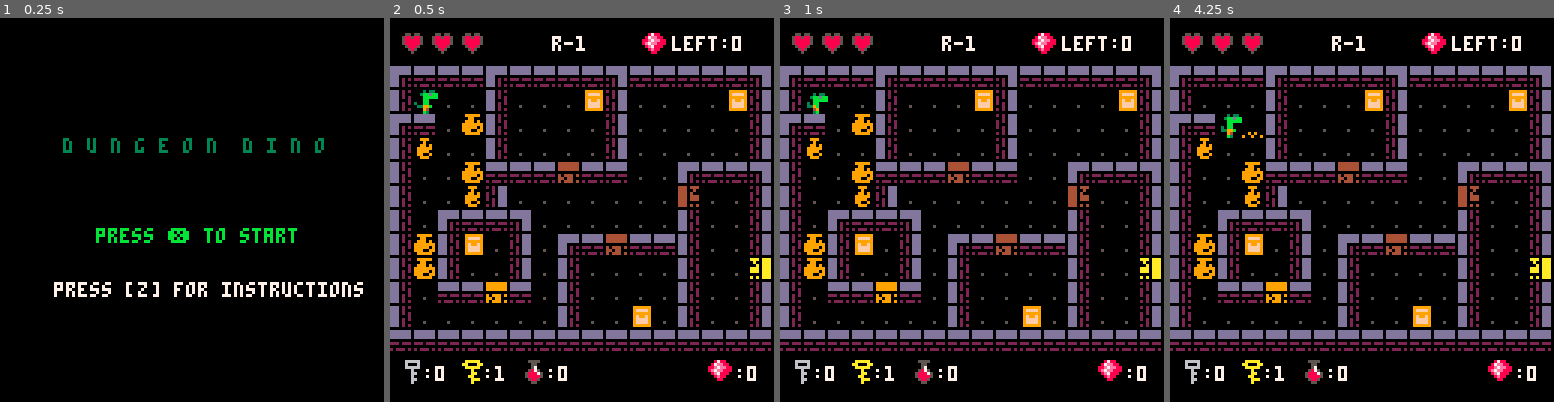
Above: before the commit, frames 1-4 (left to right).
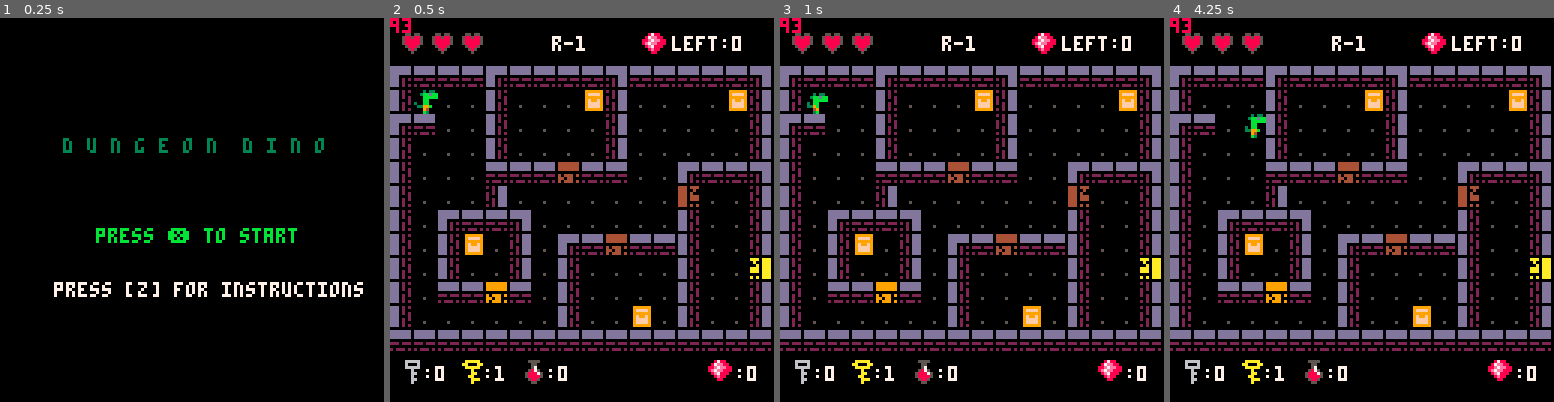
Above: after the commit, the same moments.

Repository: robotspacefish/dungeon_dino
Game: PICO-8 cartridge dungeon_dino.p8
Same seed, same stepped clock (60 frames per second), same inputs: the game is played once before the commit and once after it.
Inputs:
- Up to frame 1 (0.25 s): no input
- Up to frame 2 (0.5 s): tap X (X key) at 0.33 s
- Up to frame 3 (1 s): tap O (Z key) at 0.7 s
- Up to frame 4 (4.25 s): tap X (X key) at 1.07, 1.85, 2.97, 4.08 s; hold Right 1.6-2.1 s; tap O (Z key) every 0.4 s from 1.7 to 4.1 s; hold Up 2.15-2.42 s; hold Right 2.47-3.03 s; hold Left 3.08-3.58 s; hold Down 3.63-3.97 s; hold Right from 4.02 s (still down)

Frame 1 is identical in both runs. In frame 2, 1.3% of the frame differs, in the area x 0-25%, y 0-68%; in frame 3, 1.3%; in frame 4, 1.4%.

Commit message:
WIP redoing vase functions

Diff:
--- a/dungeon_dino.p8
+++ b/dungeon_dino.p8
@@ -2,6 +2,7 @@
 version 16
 __lua__
 --============= sprites ===============
+local floor_spr={192,208}
 local bomb_spr={70}
 local key_spr=80
 local heal_spr=115
@@ -88,6 +89,9 @@
 			obj:draw()
 		end
 		ui()
+
+		--debug
+		print(#current_room.empty_tiles,0,0,8)
 end
 
 function draw_title()
@@ -267,27 +271,46 @@
 		gems=0,
 		gems_collected=0,
 		min_gems_needed=0,
-		get_layout=function()
-			local room_map={}
-			local x,y
-			for x=room.x,room.x+15 do
-				for y=room.y,room.y+15 do
-					local tile={}
-					tile.x=x
-					tile.y=y
-					tile.spr=mget(x,y)
-					add(room_map,tile)
-				end
-			end
-			return room_map
-		end
+		vases_left=0,
+		empty_tiles={},
+		layout={}
+			-- get_layout=function()
+		-- 	local room_map={}
+		-- 	local empty_tiles={}
+		-- 	local x,y
+		-- 	for x=room.x,room.x+15 do
+		-- 		for y=room.y,room.y+15 do
+		-- 			local tile={}
+		-- 			tile.x=x
+		-- 			tile.y=y
+		-- 			tile.spr=mget(x,y)
+		-- 			add(room_map,tile)
+		-- 		end
+		-- 	end
+		-- 	return room_map
+		-- end,
 	}
 	for k,v in pairs(room) do
 		obj[k]=v
 	end
 
-	obj.layout=obj.get_layout()
-
+	local room_map={}
+	local x,y
+	for x=room.x,room.x+15 do
+		for y=room.y,room.y+15 do
+			local tile={}
+			tile.x=x
+			tile.y=y
+			tile.spr=mget(x,y)
+			add(room_map,tile)
+			for f in all(floor_spr) do
+				if tile.spr==f then add(obj.empty_tiles,{tile.x,tile.y}) end
+			end
+		end
+	end
+	add(obj.layout,room_map)
+
+	-- obj.layout=obj.get_layout()
 	return obj
 end
 
@@ -400,38 +423,86 @@
 		return frameset[flr(framecounter/11)%#frameset+1]
 end
 
-function get_room_layout()
-	-- finds x,y, and sprite at each map tile location
-	local room_map={}
-	local x,y
-	for x=current_room.x,current_room.x+15 do
-		for y=current_room.y,current_room.y+15 do
-			local tile={}
-			tile.x=x
-			tile.y=y
-			tile.spr=mget(x,y)
-			add(room_map,tile)
-		end
-	end
-	return room_map
-end
-
+-- function get_room_layout()
+-- 	-- finds x,y, and sprite at each map tile location
+-- 	local room_map={}
+-- 	local x,y
+-- 	for x=current_room.x,current_room.x+15 do
+-- 		for y=current_room.y,current_room.y+15 do
+-- 			local tile={}
+-- 			tile.x=x
+-- 			tile.y=y
+-- 			tile.spr=mget(x,y)
+-- 			add(room_map,tile)
+-- 		end
+-- 	end
+-- 	return room_map
+-- end
+
+--====== setup room ==============
 function setup_room(room)
 	current_room=create_current_room(room)
-	-- current_room_map=get_room_layout()
-	place_vases_in_room(current_room.layout)
+	setup_room_items(current_room)
 	-- place_vases_in_room(current_room.layout)
 	-- vases=init_vases_for_items(current_room_map) -- find how many vases are in the room
 	-- place_room_items()
 	current_room.min_gems_needed=flr(current_room.gems/2)
 end
 
+function create_bomb(x,y)
+	return create_game_object("bomb",x,y)
+end
+
+-- function get_empty_floor_tiles(c_room)
+-- 	local obj
+-- 	for spr in all(room.layout) do
+-- 		if spr==floor_spr[1] then
+-- 			add(obj,{spr.x,spr.y})
+-- 		end
+-- 	end
+-- 	return obj
+-- end
+
+function setup_vases(c_room)
+
+	--todo move vase stuff from setup_room_items
+end
+
+function setup_room_items(c_room)
+	--todo iterate over tiles randomly so vases are more spread around
+	-- empty_tiles=get_empty_floor_tiles(c_room)
+	--todo play with this min/max
+	local total_vases=flr(rnd(#c_room.empty_tiles/3))+#c_room.empty_tiles/2
+	local tile
+	for tile in all(c_room.empty_tiles) do
+			local r=flr(rnd(5)) --if 0, place a vase, otherwise don't
+			if r==0 then
+				c_room.vases_left+=1 -- if vase is placed, add to vase count
+				-- create_vase(tile.x,tile.y)
+			end
+	end
+
+	-- if vase is placed, randomly place an item or no item inside
+	-- if max bombs/health are placed don't place anymore bombs/health
+	-- if max bombs/health are not reached, iterate over vases that have been placed with no items and replace.
+	-- if max bombs/health are still not reached, iterate over vases with gems and replace
+	-- store current_room.item_layout
+end
+
 --===== vase functions ====================================
 function create_vase(x,y) --todo randomly generate x,y
 	return create_game_object("vase",x,y,{
-
+		draw=function(self)
+			local random = flr(rnd(1)+2)
+			if random==1 then
+				spr(lg_vase_spr[1],self.x,self.y)
+			else
+				spr(sm_vase_spr[1],self.x,self.y)
+			end
+		end
 	})
 end
+
 function place_room_items()
 	local b=current_room.max_bombs --# of bombs hidden in each room
 	local h=current_room.max_health --# of health hidden
@@ -512,6 +583,10 @@
 			end
 		end
 	end
+end
+
+function place_vase()
+
 end
 
 function place_vases_in_room(room)
